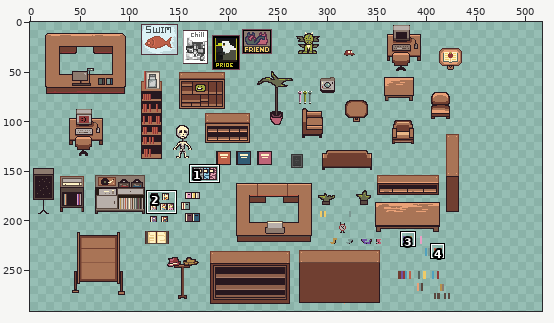
File history of a sprite sheet, assets/sprites/objects/sheet_B&N_NEWEST.png. The picture above shows the old version from afar; the outline marks the close-up.
Close-up. Earlier state:
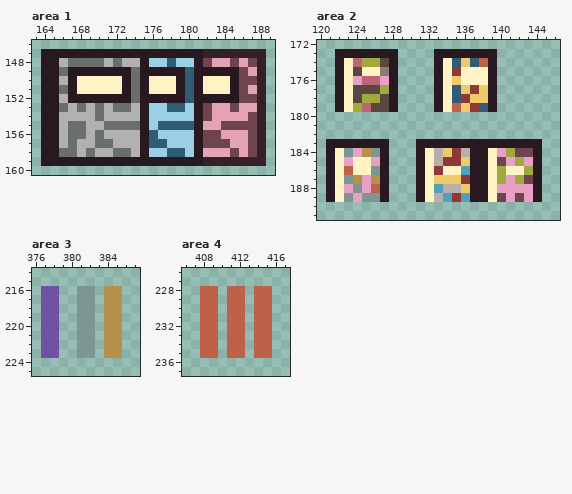
The file is 443x293 pixels. Colours within 5 levels of each other are drawn and written as one. Shown: area 1: x 163..189, y 146..160; area 2: x 120..146, y 172..191; area 3: x 376..387, y 214..225; area 4: x 406..417, y 226..237. The old version is drawn lined up with the new one, on the new canvas. The wide view leaves out empty margins. The commit also changed other parts of the picture, which this record leaves out.
Once edited:
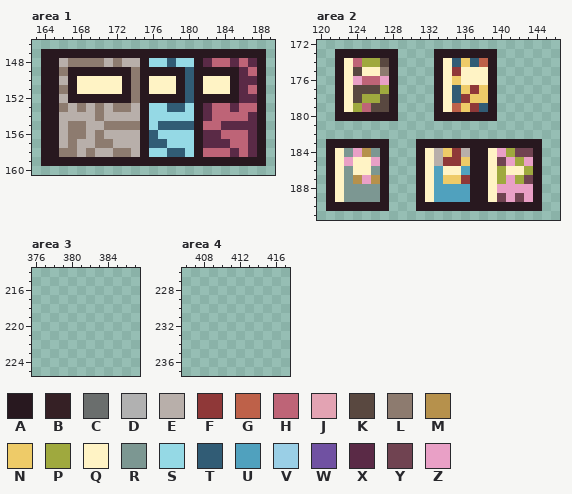
Palette (. is transparent): A #28181f  B #352025  C #6a6e6d  D #b1b1b1  E #b8afaa  F #8f3838  G #be6149  H #be6477  J #e3a3b3  K #594840  L #8d7b6f  M #b6914c  N #eecb68  P #9fa93e  Q #fff3c5  R #7c9792  S #95d9e5  T #315c75  U #50a1be  V #9acfe6  W #7051a2  X #5a2a46  Y #704351  Z #e9a0c6
From old to new:
canvas 443x293 -> 561x293
--- area 1
@@ x 163..189 @@
 146 ...........................
-147 .AAAAAAAAAAAAAAAAAABBBBBBB.
-148 .AADCCCCDCDDAVVTVVAYJJYJYB.
-149 .AACAAAAAAACAAAAATAAAAAYJB.
-150 .AADAQQQQQACAQQQATAQQQAYYB.
-151 .AACAQQQQQACAQQQATAQQQAYJB.
-152 .AADAAAAAAACAAAAATAAAAAYYB.
-153 .AACDCDCDCCDAVVTTVAYJJYJJB.
-154 .AADDDDCDDDDAVVVVVAYJJJJYB.
-155 .AADCCDDCCCCAVTTTTAJJYYYYB.
-156 .AADCCDCDDDDATVVVVAYYJJJYB.
-157 .AADCDDCCDDDATTVVVAYYYJJYB.
-158 .AACCDCDDCCDAVVTTVAJJJYJYB.
-159 .AAAAAAAAAAAAAAAAAABBBBBBB.
+147 .AAAAAAAAAAAAAAAAAAAAAAAAA.
+148 .AAELLLLELEEASSTSSAXHHXHXA.
+149 .AALAAAAAAALAAAAATAAAAAXHA.
+150 .AAEAQQQQQALAQQQATAQQQAXXA.
+151 .AALAQQQQQALAQQQATAQQQAXHA.
+152 .AAEAAAAAAALAAAAATAAAAAXXA.
+153 .AALELELELLEASSTTSAXHHXHHA.
+154 .AAEEEELEEEEASSSSSAXHHHHXA.
+155 .AAELLEELLLLASTTTTAHHXXXXA.
+156 .AAELLELEEEEATSSSSAXXHHHXA.
+157 .AAELEELLEEEATTSSSAXXXHHXA.
+158 .AALLELEELLEASSTTSAHHHXHXA.
+159 .AAAAAAAAAAAAAAAAAAAAAAAAA.
 160 ...........................
--- area 2
@@ x 120..146 @@
 179 ..AQPHKKA....AQGNFTA.......
-180 ...........................
+180 ..AAAAAAA....AAAAAAA.......
 181 ...........................
@@ x 120..146 @@
 185 .AQZQQZA...AQEFFNAAQYZPZA..
-186 .AQGQQRA...AQFQQUAAQPQQPA..
-187 .AQRMZMA...AQNNNFAAQPZPYA..
-188 .AQZRZGA...AQUEENAAQZZZZA..
-189 .AQRZRRA...AQEUFUAAQYZYZA..
-190 ...........................
+186 .AQRQQRA...AQUQQUAAQPQQPA..
+187 .AQRMZMA...AQUNNFAAQPZPYA..
+188 .AQRRRRA...AQUUUUAAQZZZZA..
+189 .AQRRRRA...AQUUUUAAQYZYZA..
+190 .AAAAAAA...AAAAAAAAAAAAAA..
 191 ...........................
--- area 3
@@ x 376..387 @@
 215 ............
-216 .WW..RR.MM..
-217 .WW..RR.MM..
-218 .WW..RR.MM..
-219 .WW..RR.MM..
-220 .WW..RR.MM..
-221 .WW..RR.MM..
-222 .WW..RR.MM..
-223 .WW..RR.MM..
+216 ............
+217 ............
+218 ............
+219 ............
+220 ............
+221 ............
+222 ............
+223 ............
 224 ............
--- area 4
@@ x 406..417 @@
 227 ............
-228 ..GG.GG.GG..
-229 ..GG.GG.GG..
-230 ..GG.GG.GG..
-231 ..GG.GG.GG..
-232 ..GG.GG.GG..
-233 ..GG.GG.GG..
-234 ..GG.GG.GG..
-235 ..GG.GG.GG..
+228 ............
+229 ............
+230 ............
+231 ............
+232 ............
+233 ............
+234 ............
+235 ............
 236 ............
Changed places in both close-ups, as pixel boxes (x1, y1, x2, y2):
changed: (59, 49, 266, 166)
added: (335, 112, 398, 121)
added: (434, 112, 497, 121)
changed: (326, 166, 542, 211)
erased: (41, 286, 122, 358)
erased: (200, 286, 272, 358)
